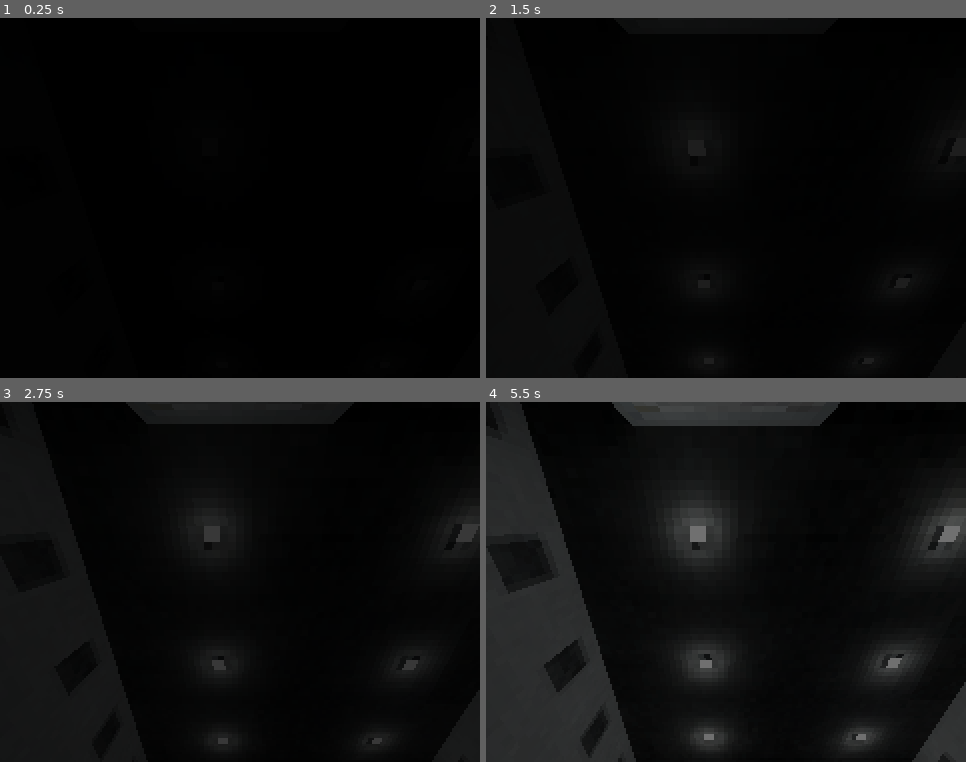
Above: before the commit, frames 1-4 (two rows, left to right).
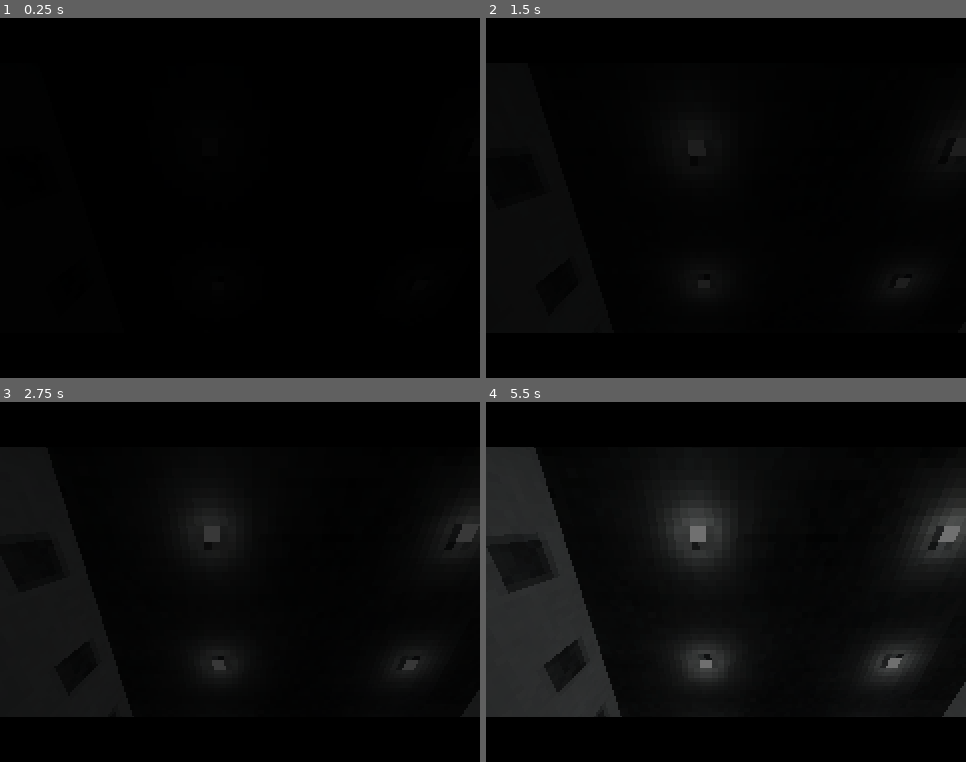
Above: after the commit, the same moments.

Repository: Jeliciousz/the-mast
Game: Godot game, scene res://scenes/regions/start_region.tscn
Two runs of this game, one before a commit and one after it. Both use one fixed random seed, a clock stepped at 60 frames per second and the inputs below. This scene is started directly instead of the project's main scene. Sound files missing from this copy of the repository are replaced by a short silence.
Inputs (mouse positions are in pixels of both pictures, inside the frame that each line leads up to):
- Up to frame 1 (0.25 s): no input
- Up to frame 2 (1.5 s): tap Enter at 0.5 s; move the mouse to (750, 198) at 0.52 s; hold E (interact) 0.53-1.28 s; hold W (move_forward) from 0.53 s (still down); click (750, 198) at 0.67 s; tap Space at 1.25 s; move the mouse to (702, 198) at 1.27 s; tap Down (look_down) at 1.35 s; click (702, 198) at 1.42 s
- Up to frame 3 (2.75 s): keep holding W (move_forward); move the mouse to (249, 574) at 2.02 s; tap Left (look_left) at 2.1 s; click (249, 574) at 2.17 s
- Up to frame 4 (5.5 s): keep holding W (move_forward); move the mouse to (721, 589) at 2.77 s; tap Right (look_right) at 2.85 s; click (721, 589) at 2.92 s; move the mouse to (764, 585) at 3.52 s; tap Up (look_up) at 3.6 s; click (764, 585) at 3.67 s; tap Enter at 4.25 s; move the mouse to (687, 578) at 4.27 s; tap Shift (run) at 4.35 s; click (687, 578) at 4.42 s; tap Space at 5 s; move the mouse to (730, 582) at 5.02 s; tap 0 at 5.1 s; click (730, 582) at 5.17 s

The runs differ from the first frame. In frame 2, less than 0.1% of the frame differs, in the area x 45-81%, y 94-97%; in frame 3, 3.2%; in frame 4, 9.9%, in the area x 0-100%, y 0-100%.

Commit message:
add letter-boxing in opening cinematic

Diff:
--- a/scenes/regions/start_region.tscn
+++ b/scenes/regions/start_region.tscn
@@ -2,6 +2,7 @@
 
 [ext_resource type="Script" uid="uid://bpj1jw4s7x8pp" path="res://scripts/regions/start_region.gd" id="1_rkg0x"]
 [ext_resource type="PackedScene" uid="uid://scwfewhktdjv" path="res://scenes/ui/pause_menu_ui.tscn" id="2_d0wv4"]
+[ext_resource type="PackedScene" uid="uid://bw1fsqu843iq6" path="res://scenes/ui/letterboxing.tscn" id="2_stbgh"]
 [ext_resource type="PackedScene" uid="uid://dtab14whalab3" path="res://scenes/ui/options_menu_ui.tscn" id="3_d0wv4"]
 [ext_resource type="Environment" uid="uid://cw57a1jbgkdtf" path="res://environments/underground_environment.tres" id="4_d0wv4"]
 [ext_resource type="ArrayMesh" uid="uid://tr7m7i1b64xu" path="res://assets/meshes/start_off_stasis_door.mesh" id="4_hkdbf"]
@@ -40,7 +41,11 @@
 [node name="start_region" type="Node3D" unique_id=79098664]
 script = ExtResource("1_rkg0x")
 
+[node name="letterboxing" parent="." unique_id=382661855 instance=ExtResource("2_stbgh")]
+process_mode = 4
+
 [node name="fade_rect" type="ColorRect" parent="." unique_id=1088451545]
+process_mode = 4
 anchors_preset = 15
 anchor_right = 1.0
 anchor_bottom = 1.0
--- /dev/null
+++ b/scenes/ui/letterboxing.tscn
@@ -0,0 +1,39 @@
+[gd_scene format=3 uid="uid://bw1fsqu843iq6"]
+
+[node name="letterboxing" type="Control" unique_id=382661855]
+layout_mode = 3
+anchors_preset = 15
+anchor_right = 1.0
+anchor_bottom = 1.0
+grow_horizontal = 2
+grow_vertical = 2
+mouse_filter = 2
+mouse_behavior_recursive = 1
+
+[node name="vertical_padding" type="VBoxContainer" parent="." unique_id=1676439407]
+layout_mode = 1
+anchors_preset = 15
+anchor_right = 1.0
+anchor_bottom = 1.0
+grow_horizontal = 2
+grow_vertical = 2
+mouse_filter = 2
+theme_override_constants/separation = 0
+
+[node name="top_bar" type="ColorRect" parent="vertical_padding" unique_id=906976077]
+layout_mode = 2
+size_flags_vertical = 3
+mouse_filter = 2
+color = Color(0, 0, 0, 1)
+
+[node name="middle_padding" type="Control" parent="vertical_padding" unique_id=1318304979]
+layout_mode = 2
+size_flags_vertical = 3
+size_flags_stretch_ratio = 6.0
+mouse_filter = 2
+
+[node name="bottom_bar" type="ColorRect" parent="vertical_padding" unique_id=847866026]
+layout_mode = 2
+size_flags_vertical = 3
+mouse_filter = 2
+color = Color(0, 0, 0, 1)
--- a/scripts/regions/start_region.gd
+++ b/scripts/regions/start_region.gd
@@ -5,6 +5,9 @@
 @onready var cinematic_camera: Camera3D = $cinematic_camera
 @onready var fade_rect: ColorRect = $fade_rect
 @onready var pause_menu_ui: PauseMenuUI = $pause_menu_ui
+@onready var letterboxing: Control = $letterboxing
+@onready var letterbox_top_bar: ColorRect = $letterboxing/vertical_padding/top_bar
+@onready var letterbox_bottom_bar: ColorRect = $letterboxing/vertical_padding/bottom_bar
 
 
 func _ready() -> void:
@@ -58,3 +61,11 @@
 		player.activate()
 	else:
 		pause_menu_ui.pause()
+
+	var letterbox_tween = create_tween().set_ignore_time_scale(true)
+	letterbox_tween.tween_property(letterbox_top_bar, "size_flags_stretch_ratio", 0.0, 0.2)
+	letterbox_tween.parallel().tween_property(letterbox_bottom_bar, "size_flags_stretch_ratio", 0.0, 0.2)
+
+	await letterbox_tween.finished
+
+	letterboxing.hide()
Not shown, changed: todo.md
